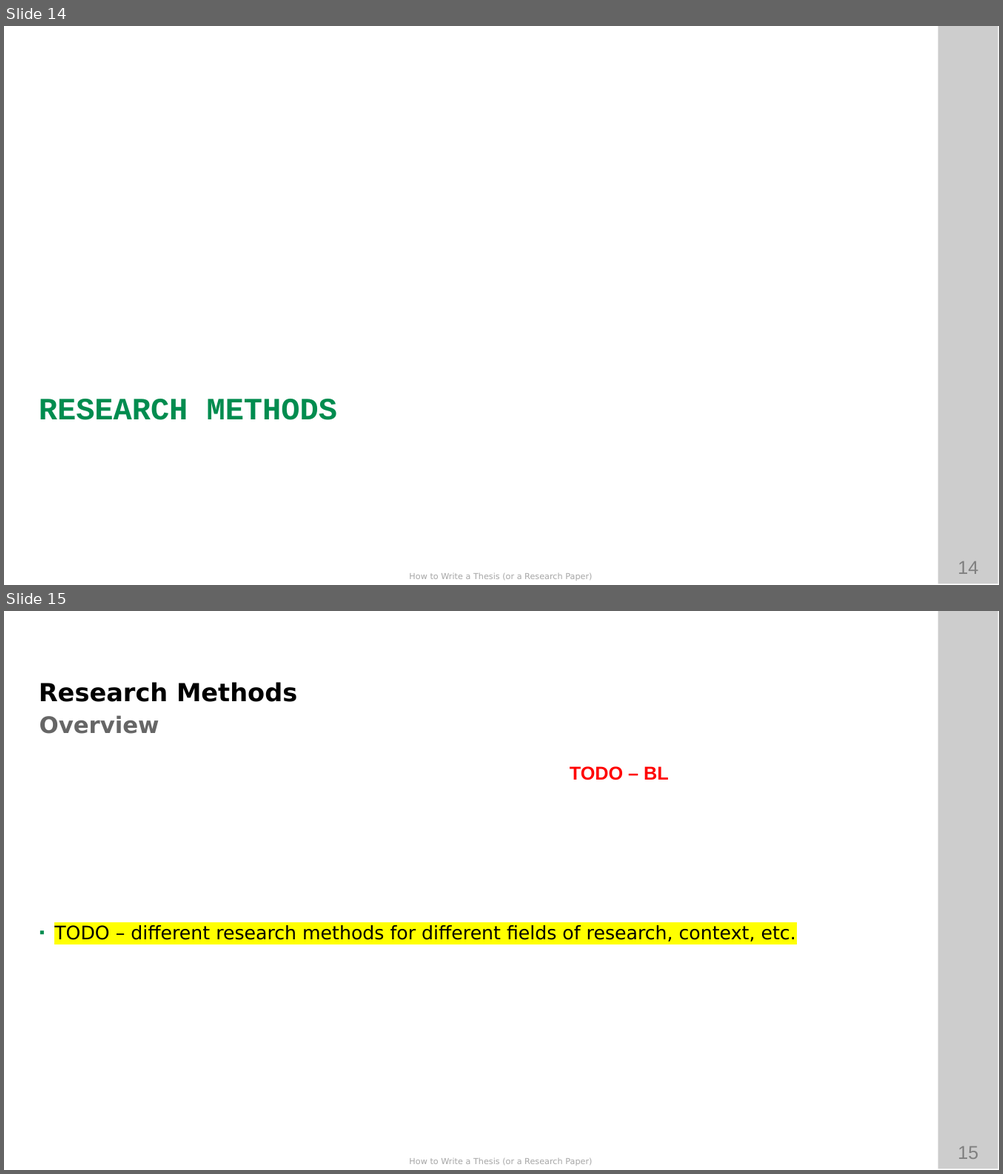
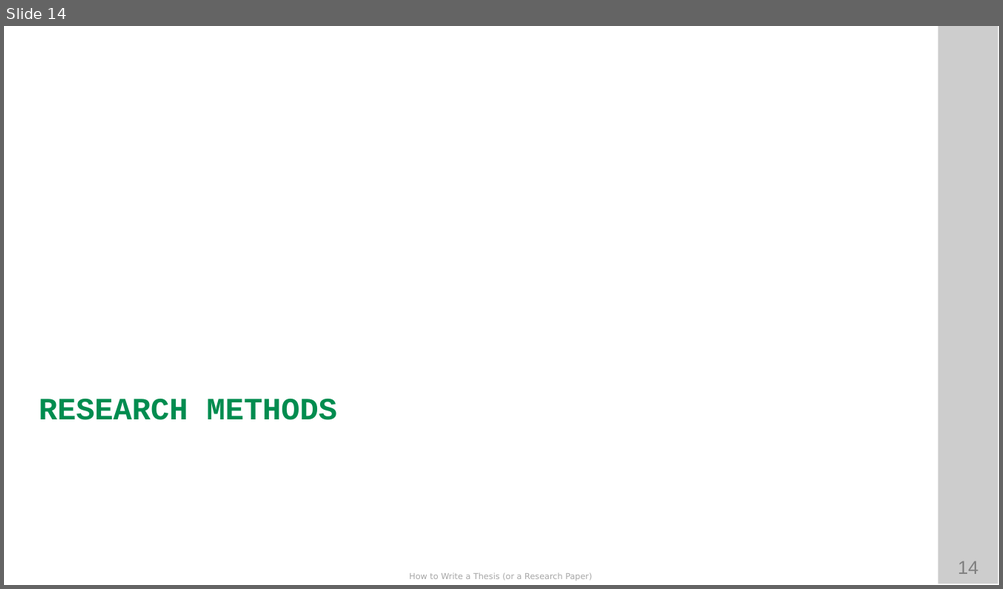
Before and after one commit to ETCE-LAB/How-To-Write-A-Paper-Thesis, a slide deck: How-to-Write-A-Paper-Thesis.pptx. Shown one above the other, each under a label of ours: slides 14 and 15 before the commit, slide 14 after it. The pictures are 1003x1174 and 1003x589 pixels, drawn with LibreOffice and Linux fonts; fonts in the diff are those of the drawing; background and template pictures are left out. Boxes give left, top, right and bottom in pixels: in the first picture for what was removed or moved away, otherwise in the second. Text is boxed around its words. In the diff, an @@ line names an element or a change of style, - is before the commit and + after.

Commit message:
* updated research methods

```diff
--- a/How-to-Write-A-Paper-Thesis.pptx
+++ b/How-to-Write-A-Paper-Thesis.pptx
@@ slide 15 removed at (4, 611, 999, 1170), background #FFFFFF; not listed: 4 template elements that a slide beside it also shows @@
@@ text removed at (39, 682, 297, 702) @@
-Research Methods
@@ text removed at (40, 715, 159, 734) @@
-Overview
@@ text removed at (569, 766, 669, 780) @@
-TODO – BL
@@ text removed at (54, 925, 796, 942) @@
-▪ TODO – different research methods for different fields of research, context, etc.
```
Also in this commit, not shown: 6 slides added, 3 other slides removed, 1 other file.
